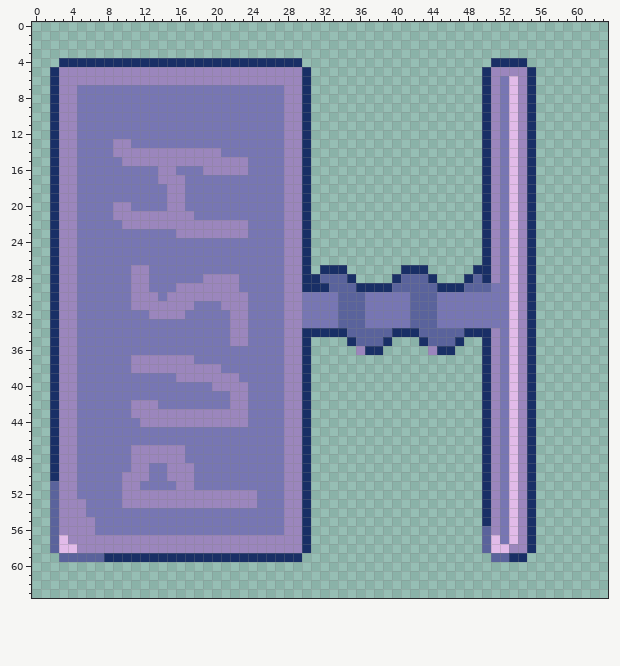
Edited in one commit: pixel-art file (assets/piston.aseprite). That is the earlier state.
64x64 pixels, 1 frame.
Now the later version:
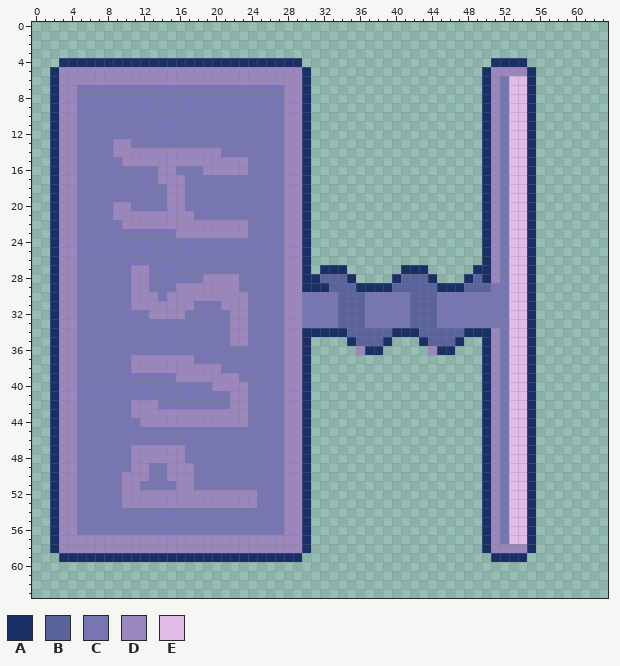
Palette (. is transparent): A #192f66  B #5a639c  C #7776b3  D #9b86bd  E #e2bbe9
The exact change:
{"y":6,"x":54,"old":"D","new":"E"}
{"y":7,"x":54,"old":"D","new":"E"}
{"y":8,"x":54,"old":"D","new":"E"}
{"y":9,"x":54,"old":"D","new":"E"}
{"y":10,"x":54,"old":"D","new":"E"}
{"y":11,"x":54,"old":"D","new":"E"}
{"y":12,"x":54,"old":"D","new":"E"}
{"y":13,"x":54,"old":"D","new":"E"}
{"y":14,"x":54,"old":"D","new":"E"}
{"y":15,"x":54,"old":"D","new":"E"}
{"y":16,"x":54,"old":"D","new":"E"}
{"y":17,"x":54,"old":"D","new":"E"}
{"y":18,"x":54,"old":"D","new":"E"}
{"y":19,"x":54,"old":"D","new":"E"}
{"y":20,"x":54,"old":"D","new":"E"}
{"y":21,"x":54,"old":"D","new":"E"}
{"y":22,"x":54,"old":"D","new":"E"}
{"y":23,"x":54,"old":"D","new":"E"}
{"y":24,"x":54,"old":"D","new":"E"}
{"y":25,"x":54,"old":"D","new":"E"}
{"y":26,"x":54,"old":"D","new":"E"}
{"y":27,"x":54,"old":"D","new":"E"}
{"y":28,"x":54,"old":"D","new":"E"}
{"y":29,"x":54,"old":"D","new":"E"}
{"y":30,"x":54,"old":"D","new":"E"}
{"y":31,"x":54,"old":"D","new":"E"}
{"y":32,"x":54,"old":"D","new":"E"}
{"y":33,"x":54,"old":"D","new":"E"}
{"y":34,"x":54,"old":"D","new":"E"}
{"y":35,"x":54,"old":"D","new":"E"}
{"y":36,"x":54,"old":"D","new":"E"}
{"y":37,"x":54,"old":"D","new":"E"}
{"y":38,"x":54,"old":"D","new":"E"}
{"y":39,"x":54,"old":"D","new":"E"}
{"y":40,"x":54,"old":"D","new":"E"}
{"y":41,"x":54,"old":"D","new":"E"}
{"y":42,"x":54,"old":"D","new":"E"}
{"y":43,"x":54,"old":"D","new":"E"}
{"y":44,"x":54,"old":"D","new":"E"}
{"y":45,"x":54,"old":"D","new":"E"}
{"y":46,"x":54,"old":"D","new":"E"}
{"y":47,"x":54,"old":"D","new":"E"}
{"y":48,"x":54,"old":"D","new":"E"}
{"y":49,"x":54,"old":"D","new":"E"}
{"y":50,"x":54,"old":"D","new":"E"}
{"y":51,"x":2,"old":"B","new":"A"}
{"y":51,"x":54,"old":"D","new":"E"}
{"y":52,"x":2,"old":"B","new":"A"}
{"y":52,"x":54,"old":"D","new":"E"}
{"y":53,"x":2,"old":"B","new":"A"}
{"y":53,"x":5,"old":"D","new":"C"}
{"y":53,"x":54,"old":"D","new":"E"}
{"y":54,"x":2,"old":"B","new":"A"}
{"y":54,"x":5,"old":"D","new":"C"}
{"y":54,"x":54,"old":"D","new":"E"}
{"y":55,"x":2,"old":"B","new":"A"}
{"y":55,"x":5,"old":"DD","new":"CC"}
{"y":55,"x":54,"old":"D","new":"E"}
{"y":56,"x":2,"old":"B","new":"A"}
{"y":56,"x":5,"old":"DD","new":"CC"}
{"y":56,"x":50,"old":"B","new":"A"}
{"y":56,"x":54,"old":"D","new":"E"}
{"y":57,"x":2,"old":"BE","new":"AD"}
{"y":57,"x":50,"old":"BE","new":"AD"}
{"y":57,"x":54,"old":"D","new":"E"}
{"y":58,"x":2,"old":"BEE","new":"ADD"}
{"y":58,"x":50,"old":"BEE","new":"ADD"}
{"y":59,"x":3,"old":"BBBBB","new":"AAAAA"}
{"y":59,"x":51,"old":"BB","new":"AA"}
{"label":"changed","picture_box":[482,76,527,562]}
{"label":"changed","picture_box":[50,481,104,562]}
